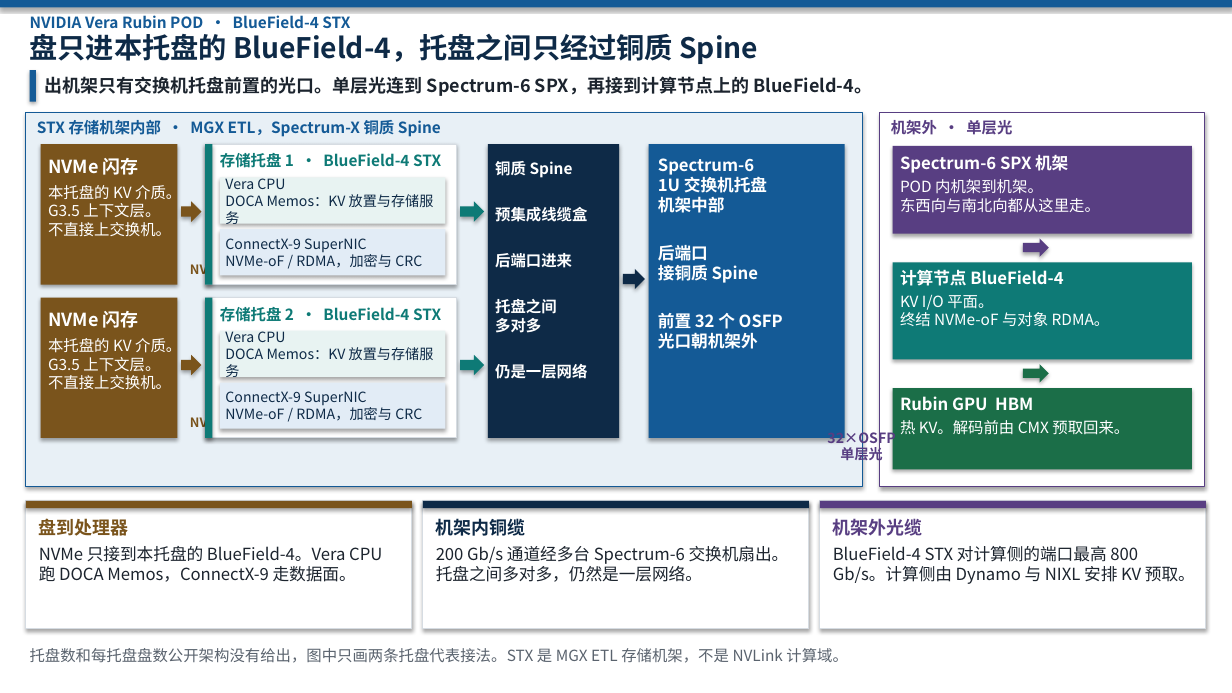
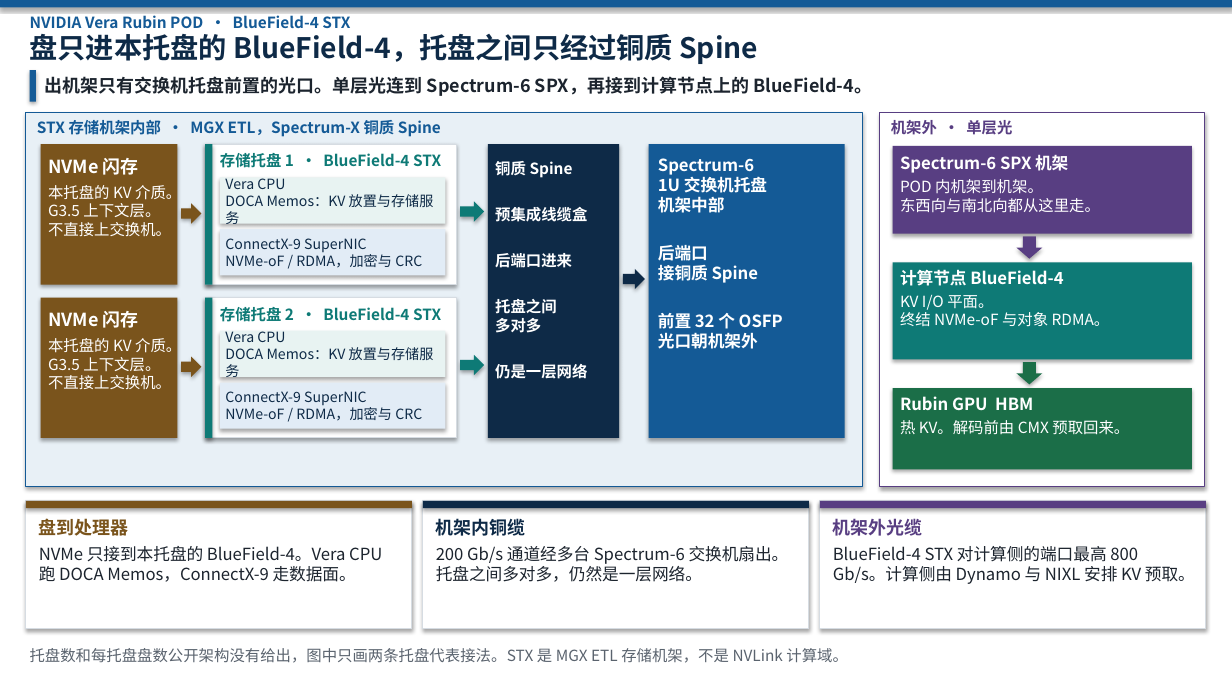
Before and after one commit to 69515164-rgb/UCL-MPComm, a slide deck: slide 1 of docs/stx-storage-pod.pptx. Drawn at 1232x693 pixels with LibreOffice and Linux fonts; fonts in the diff are those of the drawing. Boxes give left, top, right and bottom in pixels: in the first picture for what was removed or moved away, otherwise in the second. Text is boxed around its words. In the diff, an @@ line names an element or a change of style, - is before the commit and + after.

```diff
--- a/docs/stx-storage-pod.pptx
+++ b/docs/stx-storage-pod.pptx
@@ down arrow: place and size @@
-down arrow at [1023, 238, 1049, 257]
+down arrow at [1017, 237, 1043, 259]
@@ down arrow at [1017, 237, 1043, 259]: right arrow to down arrow @@
@@ text removed at [190, 260, 226, 278] @@
-NVMe
@@ down arrow: place and size @@
-down arrow at [1023, 364, 1049, 383]
+down arrow at [1017, 362, 1043, 384]
@@ down arrow at [1017, 362, 1043, 384]: right arrow to down arrow @@
@@ text removed at [190, 414, 226, 432] @@
-NVMe
@@ text removed at [827, 429, 895, 464] @@
-32×OSFP
-单层光
```
Also in this commit, not shown: 1 other file.
